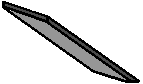
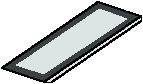
Layer changes from the first (143, 84) image to the second:
hid "Pasted Layer copy #3", painted on it over [2, 1, 140, 83]
showed "Pasted Layer copy #1", opacity 24% → 100%, painted on it over [1, 1, 142, 83]
